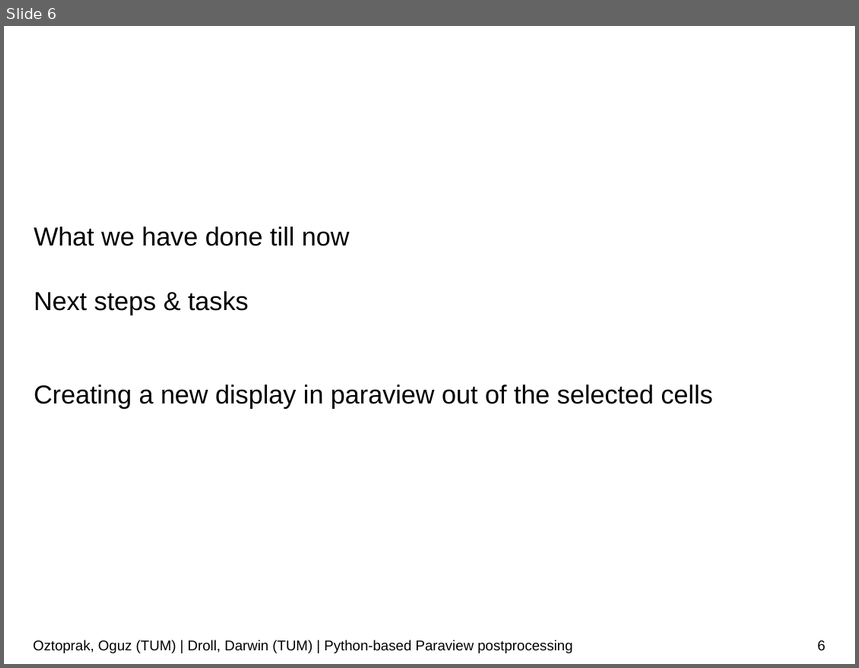
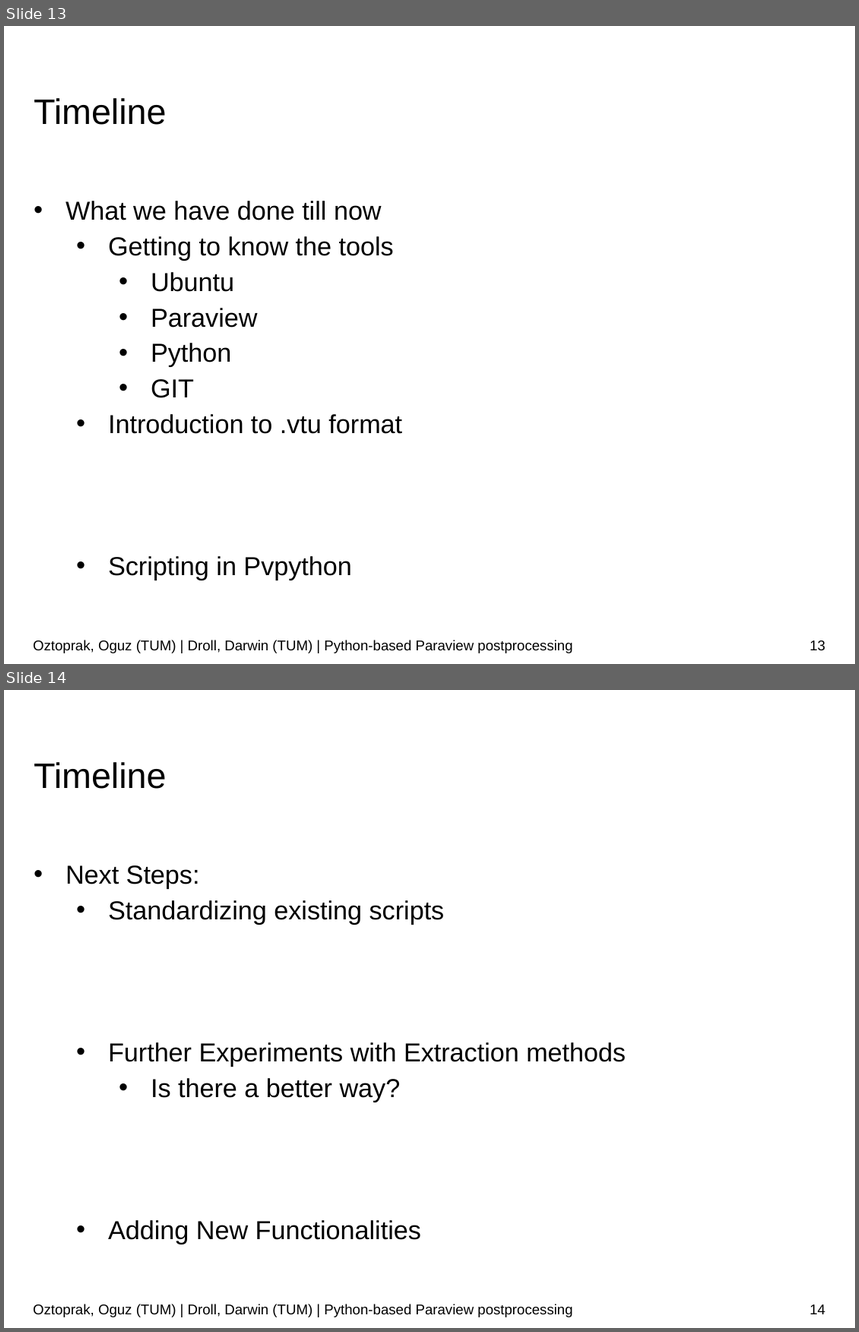
Before and after one commit to JusticeBoi/Paraview-PostProcessing-SoftwareLab, a slide deck: Paraview-postprocessor.pptx. Shown one above the other, each under a label of ours: slide 6 before the commit, slides 13 and 14 after it. The pictures are 859x668 and 859x1332 pixels, drawn with LibreOffice and Linux fonts; fonts in the diff are those of the drawing; background and template pictures are left out. Boxes give left, top, right and bottom in pixels: in the first picture for what was removed or moved away, otherwise in the second. Text is boxed around its words. In the diff, an @@ line names an element or a change of style, - is before the commit and + after.

```diff
--- a/Paraview-postprocessor.pptx
+++ b/Paraview-postprocessor.pptx
@@ slide 14 added at (4, 690, 855, 1328), background #FFFFFF @@
@@ text added at (34, 762, 166, 789), 30 pt, text #000000 @@
+Timeline
@@ text added at (66, 866, 626, 1245), 22 pt, text #000000 @@
+• Next Steps:
+  • Standardizing existing scripts
+  • Further Experiments with Extraction methods
+    • Is there a better way?
+  • Adding New Functionalities
@@ text added at (33, 1304, 572, 1318), 12 pt, text #000000 @@
+Oztoprak, Oguz (TUM) | Droll, Darwin (TUM) | Python-based Paraview postprocessing
@@ page number added at (810, 1305, 826, 1315), 12 pt, text #000000 @@
+14
@@ what was slide 6 is now slide 13 @@
@@ slide 13 changed as well @@
@@ text "Timeline" at (34, 98, 166, 125): line spacing 4pt to 11.3pt @@
@@ text at (66, 201, 382, 221): bullet none to • @@
@@ text at (108, 237, 402, 581): text changed @@
-Next steps & tasks
-Creating a new display in paraview out of the selected cells
+  • Getting to know the tools
+    • Ubuntu
+    • Paraview
+    • Python
+    • GIT
+  • Introduction to .vtu format
+  • Scripting in Pvpython
@@ page number at (810, 641, 826, 651): text changed @@
-6
+13
```
Also in this commit, not shown: 8 other slides changed, 6 other slides added.
